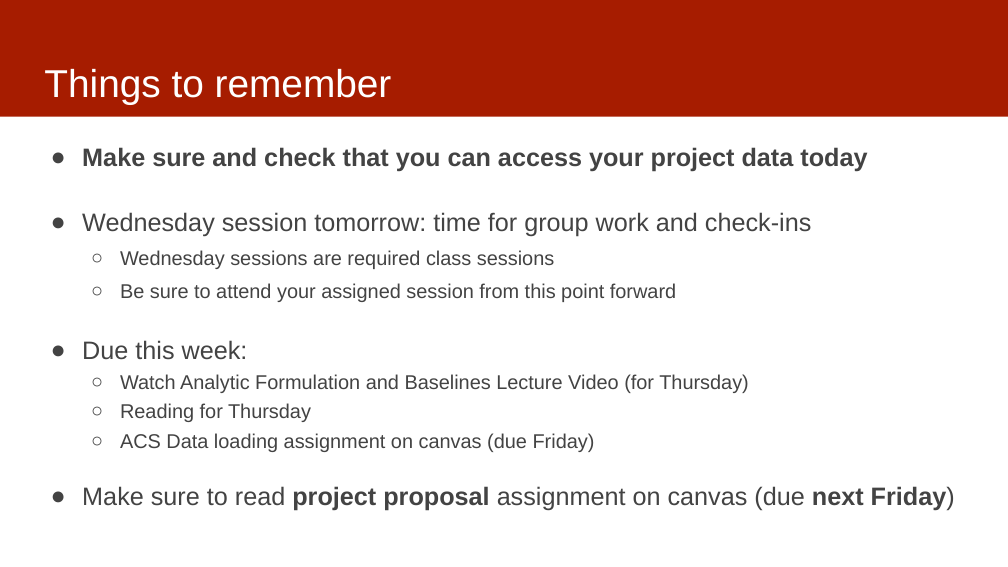
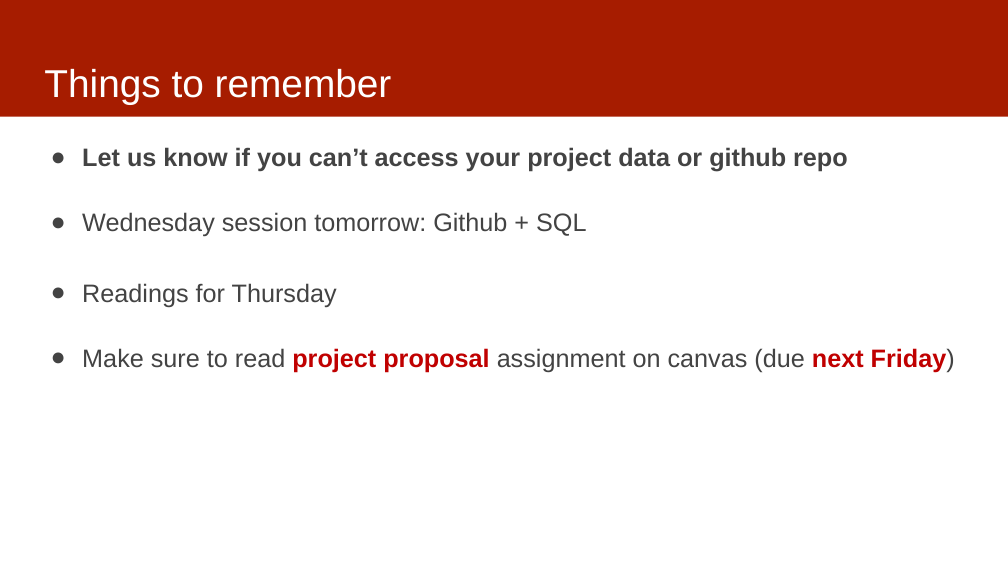
Before and after one commit to dssg/mlforpublicpolicylab, a slide deck: slide 2 of 03 - Data Exploration, Analytical Formulation, and Baselines/data-exploration.pptx (slide 4 before the commit). Drawn at 1008x567 pixels with LibreOffice and Linux fonts; fonts in the diff are those of the drawing. Boxes give left, top, right and bottom in pixels: in the first picture for what was removed or moved away, otherwise in the second. Text is boxed around its words. In the diff, an @@ line names an element or a change of style, - is before the commit and + after.

Commit message:
data exploration slides updates

```diff
--- a/03 - Data Exploration, Analytical Formulation, and Baselines/data-exploration.pptx
+++ b/03 - Data Exploration, Analytical Formulation, and Baselines/data-exploration.pptx
@@ text at bbox=[82, 147, 848, 307]: text changed; size 19 to 24 pt @@
-● Make sure and check that you can access your project data today
-● Wednesday session tomorrow: time for group work and check-ins
-  ○ Wednesday sessions are required class sessions
-  ○ Be sure to attend your assigned session from this point forward
-● Due this week:
-  ○ Watch Analytic Formulation and Baselines Lecture Video (for Thursday)
-  ○ Reading for Thursday
-  ○ ACS Data loading assignment on canvas (due Friday)
+● Let us know if you can’t access your project data or github repo
+● Wednesday session tomorrow: Github + SQL
+● Readings for Thursday
@@ text at bbox=[82, 348, 955, 372]: text colour #434343 to #C00000 in "project proposal next Friday)" @@
```
Also in this commit, not shown: 1 other slide changed, 4 slides added, 2 slides removed.
